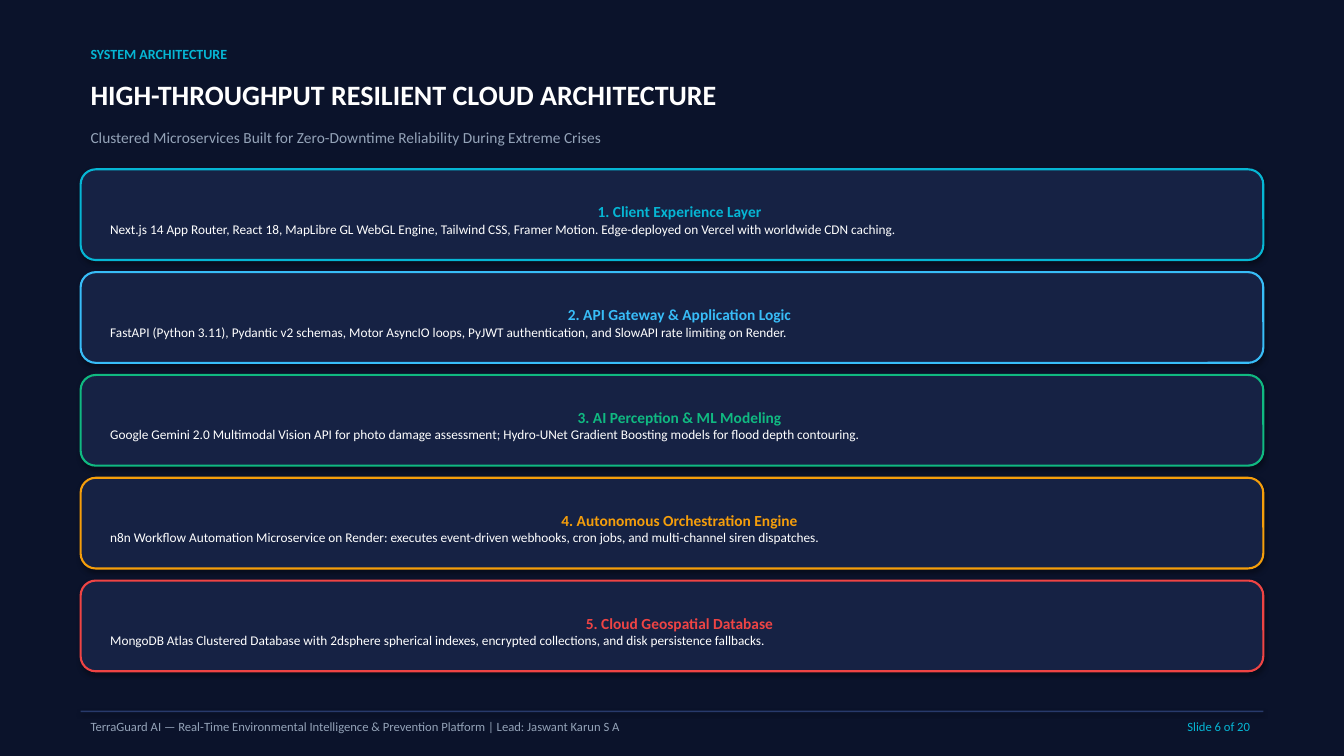
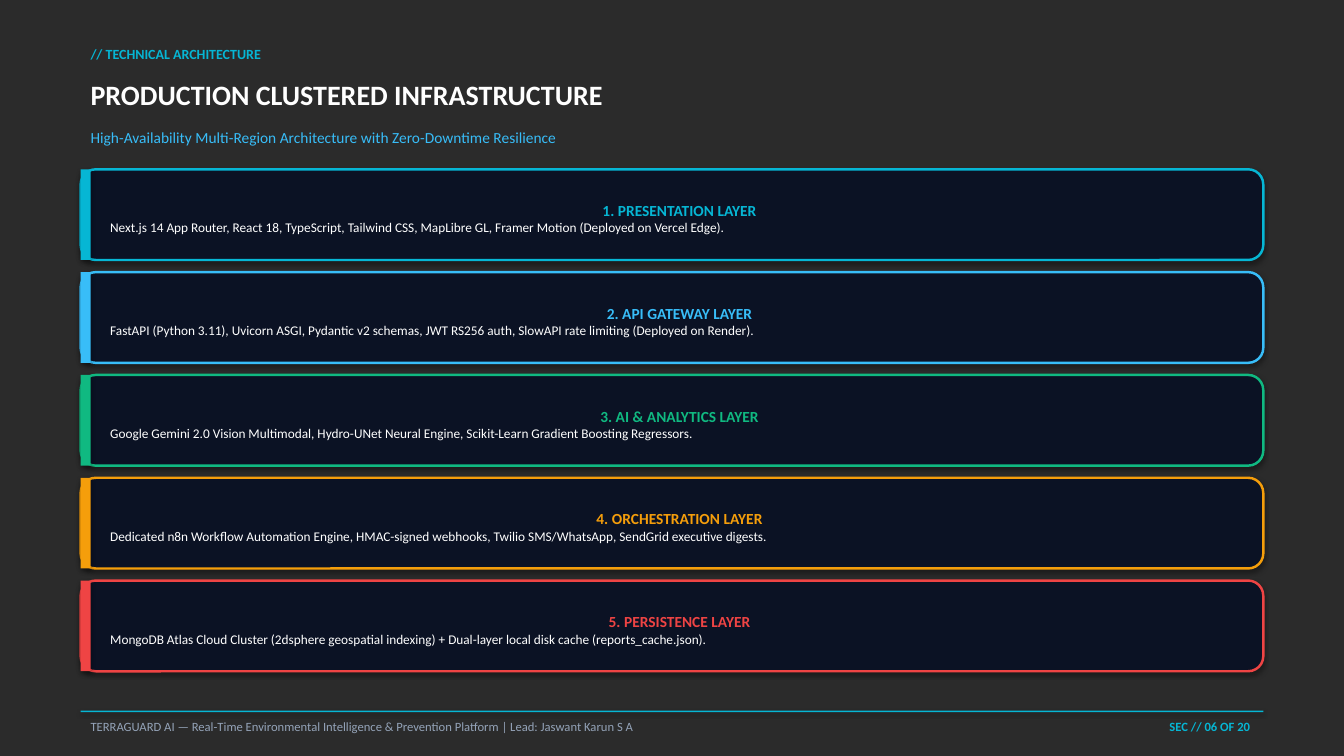
Before and after one commit to Jaswant-Karun/TerraGuard-AI, a slide deck: slide 6 of INFINEX_2K26_TerraGuard_AI_Presentation.pptx. Drawn at 1344x756 pixels with LibreOffice and Linux fonts; fonts in the diff are those of the drawing; background and template pictures are left out; a plain dark background stands for a picture behind light text. Boxes give left, top, right and bottom in pixels: in the first picture for what was removed or moved away, otherwise in the second. Text is boxed around its words. In the diff, an @@ line names an element or a change of style, - is before the commit and + after.

```diff
--- a/INFINEX_2K26_TerraGuard_AI_Presentation.pptx
+++ b/INFINEX_2K26_TerraGuard_AI_Presentation.pptx
@@ background #FFFFFF to picture (left out) @@
@@ rectangle removed at (x1=0, y1=0, x2=1344, y2=756) @@
@@ text at (x1=106, y1=50, x2=261, y2=59): text changed @@
-SYSTEM ARCHITECTURE
+// TECHNICAL ARCHITECTURE
@@ text at (x1=91, y1=86, x2=602, y2=105): text changed @@
-HIGH-THROUGHPUT RESILIENT CLOUD ARCHITECTURE
+PRODUCTION CLUSTERED INFRASTRUCTURE
@@ text at (x1=91, y1=132, x2=555, y2=146): text changed; text colour #94A3B8 to #38BDF8 @@
-Clustered Microservices Built for Zero-Downtime Reliability During Extreme Crises
+High-Availability Multi-Region Architecture with Zero-Downtime Resilience
@@ rounded rectangle "1. PRESENTATION LAYER" at (x1=81, y1=169, x2=1263, y2=260): fill #162244 to #0B1224; outline #06B6D4 1.5 pt to #06B6D4 1.75 pt @@
@@ rectangle added at (x1=81, y1=169, x2=91, y2=260), fill #06B6D4 @@
@@ text in rounded rectangle at (x1=110, y1=206, x2=757, y2=235): text changed @@
-1. Client Experience Layer
-Next.js 14 App Router, React 18, MapLibre GL WebGL Engine, Tailwind CSS, Framer Motion. Edge-deployed on Vercel with worldwide CDN caching.
+1. PRESENTATION LAYER
+Next.js 14 App Router, React 18, TypeScript, Tailwind CSS, MapLibre GL, Framer Motion (Deployed on Vercel Edge).
@@ rounded rectangle "2. API GATEWAY LAYER" at (x1=81, y1=272, x2=1263, y2=363): fill #162244 to #0B1224; outline #38BDF8 1.5 pt to #38BDF8 1.75 pt @@
@@ rectangle added at (x1=81, y1=272, x2=91, y2=363), fill #38BDF8 @@
@@ text in rounded rectangle at (x1=110, y1=309, x2=754, y2=338): text changed @@
-2. API Gateway & Application Logic
-FastAPI (Python 3.11), Pydantic v2 schemas, Motor AsyncIO loops, PyJWT authentication, and SlowAPI rate limiting on Render.
+2. API GATEWAY LAYER
+FastAPI (Python 3.11), Uvicorn ASGI, Pydantic v2 schemas, JWT RS256 auth, SlowAPI rate limiting (Deployed on Render).
@@ rounded rectangle "3. AI & ANALYTICS LAYER" at (x1=81, y1=375, x2=1263, y2=466): fill #162244 to #0B1224; outline #10B981 1.5 pt to #10B981 1.75 pt @@
@@ rectangle added at (x1=81, y1=375, x2=91, y2=466), fill #10B981 @@
@@ text in rounded rectangle at (x1=110, y1=412, x2=759, y2=441): text changed @@
-3. AI Perception & ML Modeling
-Google Gemini 2.0 Multimodal Vision API for photo damage assessment; Hydro-UNet Gradient Boosting models for flood depth contouring.
+3. AI & ANALYTICS LAYER
+Google Gemini 2.0 Vision Multimodal, Hydro-UNet Neural Engine, Scikit-Learn Gradient Boosting Regressors.
@@ rounded rectangle "4. ORCHESTRATION LAYER" at (x1=81, y1=478, x2=1263, y2=569): fill #162244 to #0B1224; outline #F59E0B 1.5 pt to #F59E0B 1.75 pt @@
@@ rectangle added at (x1=81, y1=478, x2=91, y2=569), fill #F59E0B @@
@@ text in rounded rectangle at (x1=110, y1=514, x2=767, y2=544): text changed @@
-4. Autonomous Orchestration Engine
-n8n Workflow Automation Microservice on Render: executes event-driven webhooks, cron jobs, and multi-channel siren dispatches.
+4. ORCHESTRATION LAYER
+Dedicated n8n Workflow Automation Engine, HMAC-signed webhooks, Twilio SMS/WhatsApp, SendGrid executive digests.
@@ rounded rectangle "5. PERSISTENCE LAYER" at (x1=81, y1=581, x2=1263, y2=671): fill #162244 to #0B1224; outline #EF4444 1.5 pt to #EF4444 1.75 pt @@
@@ rectangle added at (x1=81, y1=581, x2=91, y2=671), fill #EF4444 @@
@@ text in rounded rectangle at (x1=110, y1=617, x2=750, y2=647): text changed @@
-5. Cloud Geospatial Database
-MongoDB Atlas Clustered Database with 2dsphere spherical indexes, encrypted collections, and disk persistence fallbacks.
+5. PERSISTENCE LAYER
+MongoDB Atlas Cloud Cluster (2dsphere geospatial indexing) + Dual-layer local disk cache (reports_cache.json).
@@ rectangle at (x1=81, y1=711, x2=1263, y2=712): fill #283A6B to #06B6D4 @@
@@ text at (x1=91, y1=722, x2=633, y2=733): text changed @@
-TerraGuard AI — Real-Time Environmental Intelligence & Prevention Platform | Lead: Jaswant Karun S A
+TERRAGUARD AI — Real-Time Environmental Intelligence & Prevention Platform | Lead: Jaswant Karun S A
@@ text at (x1=1169, y1=722, x2=1250, y2=731): text changed; bold on @@
-Slide 6 of 20
+SEC // 06 OF 20
```
Also in this commit, not shown: 14 other slides changed, 5 slides added, 5 slides removed, 9 other files.
